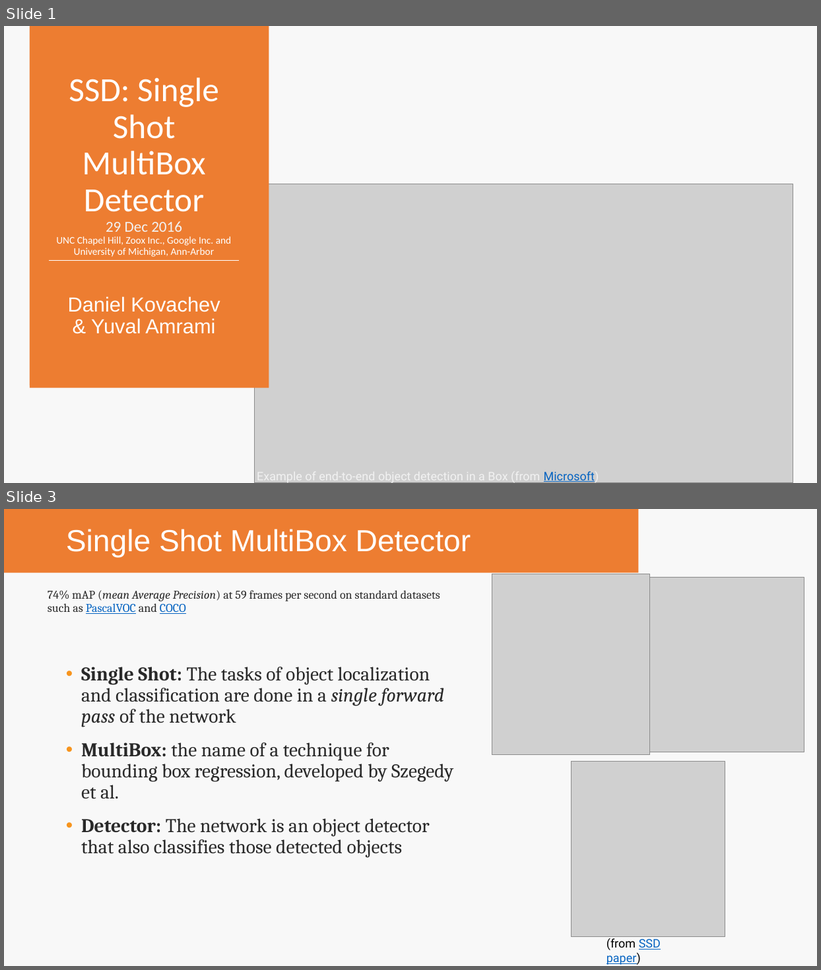
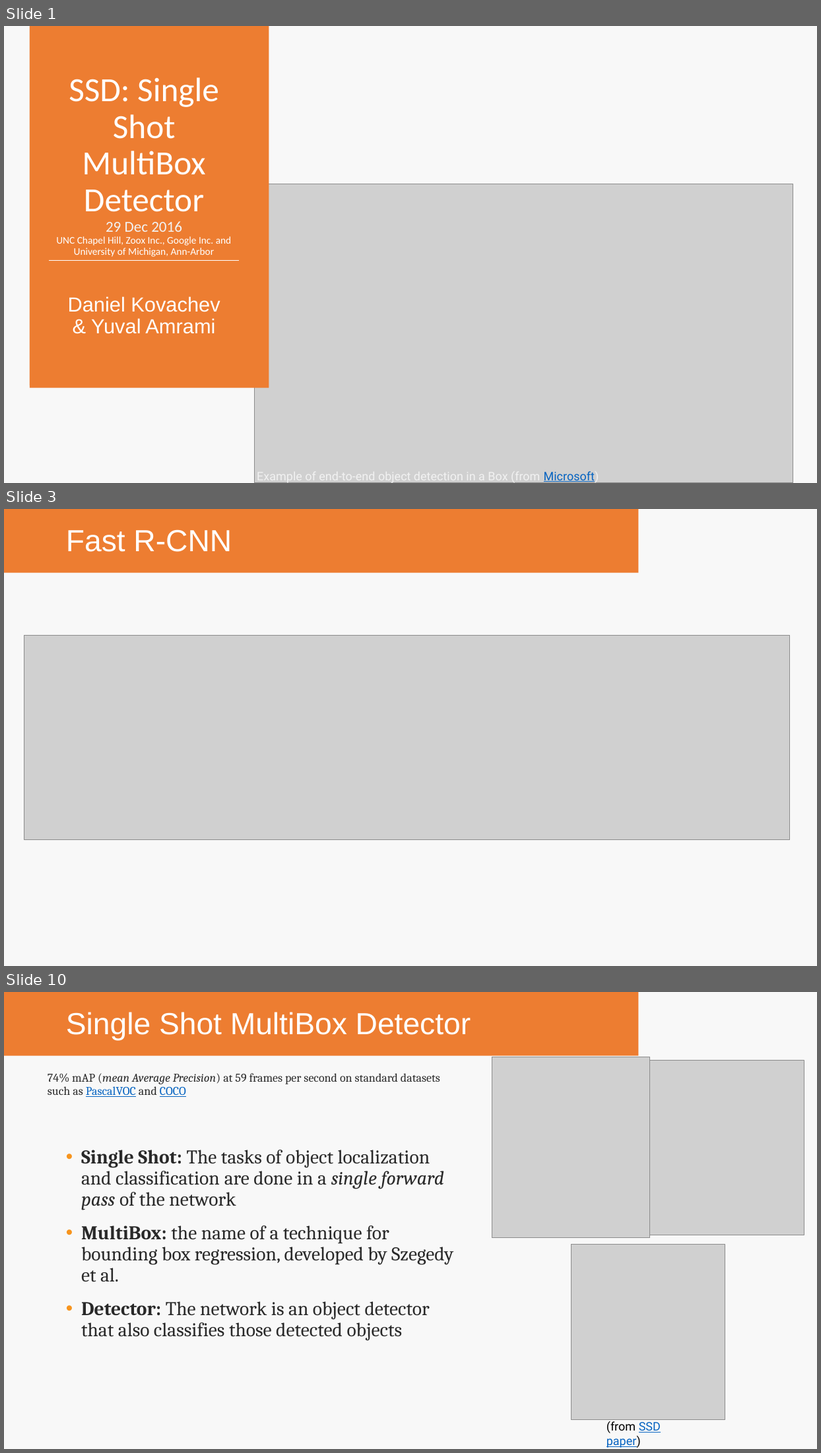
Before and after one commit to YuvalAmrami/DeepLearningEx2, a slide deck: presentation/מצגת מטמפלייט.pptx. Shown one above the other, each under a label of ours: slides 1 and 3 before the commit, slides 1, 3 and 10 after it; the slides between them are not shown. The pictures are 821x970 and 821x1453 pixels, drawn with LibreOffice and Linux fonts; fonts in the diff are those of the drawing; grey boxes stand for pictures; background and template pictures are left out. Boxes give left, top, right and bottom in pixels: in the first picture for what was removed or moved away, otherwise in the second. Text is boxed around its words. In the diff, an @@ line names an element or a change of style, - is before the commit and + after.

```diff
--- a/presentation/מצגת מטמפלייט.pptx
+++ b/presentation/מצגת מטמפלייט.pptx
@@ slide 3 added at [4, 509, 817, 966], background #F8F8F8; not listed: 1 template element that a slide beside it also shows @@
@@ title added at [66, 529, 232, 552], 36 pt, text #FFFFFF @@
+Fast R-CNN
@@ picture added at [24, 635, 789, 840] @@
@@ what was slide 3 is now slide 10 @@
```
Also in this commit, not shown: 1 slide changed, 6 other slides added, 1 other file.
